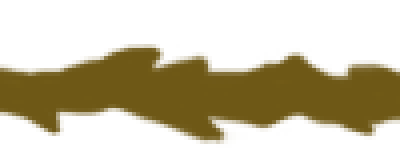
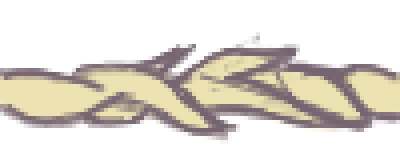
Layers edited between the first and the second 400 × 160 image:
added layer "Слой 2" above "Слой 3" over bbox(0, 32, 400, 144)
added layer "Слой 3" above "Слой 1" over bbox(0, 44, 400, 140)
hid "Слой 1" over bbox(0, 44, 400, 144)
